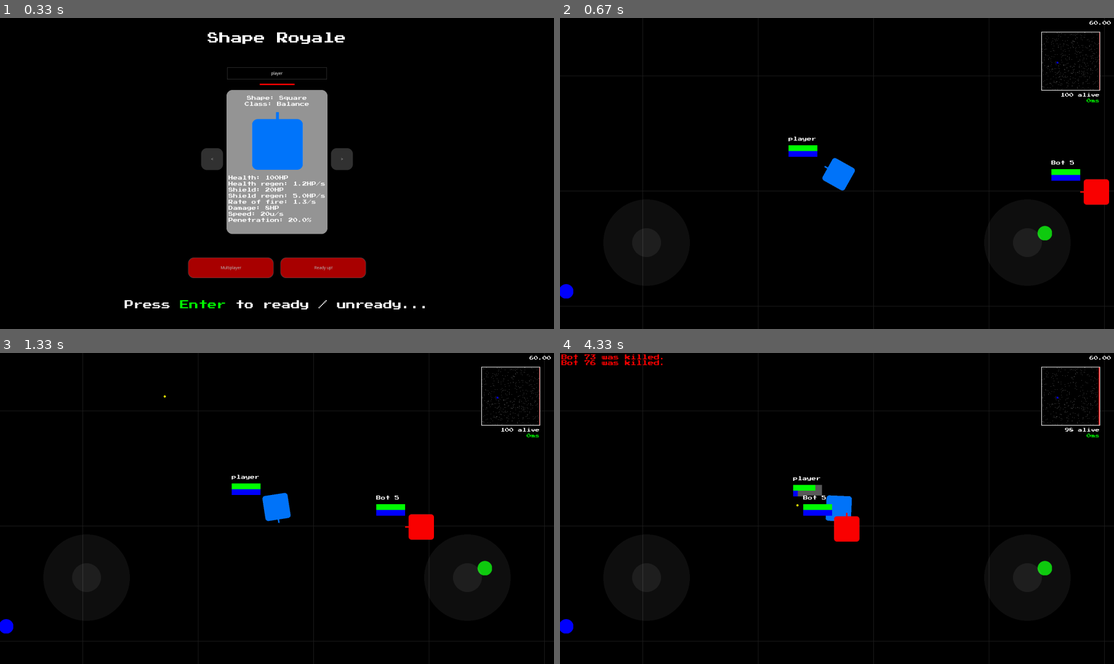
Above: before the commit, frames 1-4 (two rows, left to right).
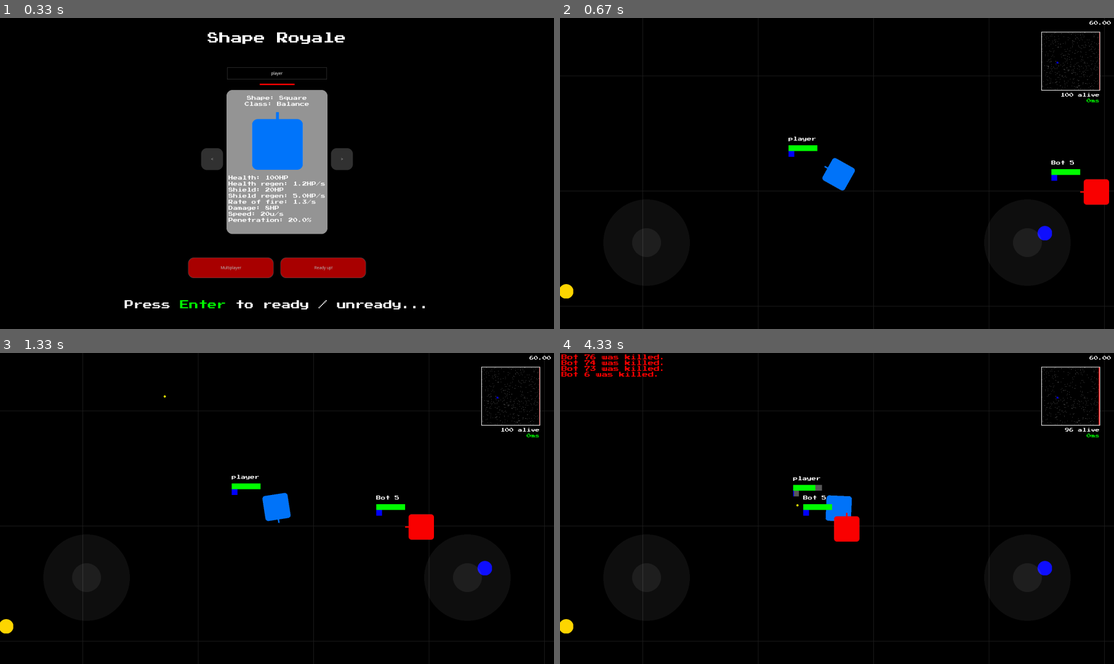
Above: after the commit, the same moments.

Repository: CaptainDeathead/ShapeRoyale
Game: pygame game, started from main-pygbag.py
The game is run twice, just before and just after one commit, with the same random seed, the same clock (stepped at 60 frames per second) and the same inputs.
Inputs (mouse positions are in pixels of both pictures, inside the frame that each line leads up to):
- Up to frame 1 (0.33 s): no input
- Up to frame 2 (0.67 s): tap Enter at 0.33 s
- Up to frame 3 (1.33 s): click "player" at 0.72 s; hold Right from 1 s (still down); move the mouse to (282, 530) at 1.03 s; tap Space at 1.07 s
- Up to frame 4 (4.33 s): tap Space at 1.37, 1.62, 1.95, 2.25, 2.45, 2.75, 3.02, 3.35, 3.65, 3.78, 4.18 s; release Right at 1.47 s; hold Up 1.55-1.85 s; move the mouse to (704, 511) at 1.58 s; hold Right 1.88-2.35 s; move the mouse to (665, 461) at 1.92 s; hold Left 2.38-2.92 s; move the mouse to (920, 399) at 2.42 s; hold Down 2.95-3.25 s; move the mouse to (1041, 617) at 2.98 s; hold Left 3.28-3.68 s; move the mouse to (692, 393) at 3.32 s; hold Up 3.72-4.08 s; move the mouse to (848, 402) at 3.75 s; hold Right from 4.12 s (still down); move the mouse to (637, 499) at 4.15 s

Frame 1 is identical in both runs. In frame 2, 0.5% of the frame differs, in the area x 0-98%, y 4-91%; in frame 3, 0.5%; in frame 4, 0.8%, in the area x 0-98%, y 0-91%.

Commit message:
Extremely cursed gamemode + non-pct healthbars

Diff:
--- a/Data/powerups.json
+++ b/Data/powerups.json
@@ -1,6 +1,6 @@
 {
     "Common": {
-        "spawn_chance": 0.44,
+        "spawn_chance": 0.01,
         "color": "(0, 200, 0)",
         "types": {
             "Health Pack": {
@@ -36,7 +36,7 @@
         }
     },
     "Uncommon": {
-        "spawn_chance": 0.35,
+        "spawn_chance": 0.2,
         "color": "(0, 0, 255)",
         "types": {
             "Sniper": {
@@ -78,7 +78,7 @@
         }
     },
     "Rare": {
-        "spawn_chance": 0.2,
+        "spawn_chance": 0.35,
         "color": "(150, 0, 255)",
         "types": {
             "Blood Donor": {
@@ -108,7 +108,7 @@
         }
     },
     "Legendary": {
-        "spawn_chance": 0.01,
+        "spawn_chance": 0.44,
         "color": "(255, 215, 0)",
         "types": {
             "Pacemaker": {
--- a/shape.py
+++ b/shape.py
@@ -436,8 +436,13 @@
         if not pg.Rect(self.x, self.y, image.width, image.height).colliderect(screen_rect): return
 
         screen.blit(image, (self.x - screen_rect.x, self.y - screen_rect.y))
-        screen.blit(self.info_surf, (self.x - screen_rect.x - 100, self.y - screen_rect.y - 30))
+        #screen.blit(self.info_surf, (self.x - screen_rect.x - 100, self.y - screen_rect.y - 30))
         screen.blit(self.name_surf, (self.x - screen_rect.x - 100, self.y - screen_rect.y - 60))
+
+        pg.draw.rect(screen, (90, 90, 90), (self.x - screen_rect.x - 100, self.y - screen_rect.y - 30, self.max_hp, 40 // 2))
+        pg.draw.rect(screen, (90, 90, 90), (self.x - screen_rect.x - 100, self.y - screen_rect.y - 30 + 40 // 2, self.max_shield, 40 // 2))
+        pg.draw.rect(screen, (0, 255, 0), (self.x - screen_rect.x - 100, self.y - screen_rect.y - 30, self.hp, 40 // 2))
+        pg.draw.rect(screen, (0, 0, 255), (self.x - screen_rect.x - 100, self.y - screen_rect.y - 30 + 40 // 2, self.shield, 40 // 2))
 
         if self.showing_powerup_popup and draw_parent is self and self.is_player:
             if time() - self.powerup_popup_create_time > 3:
